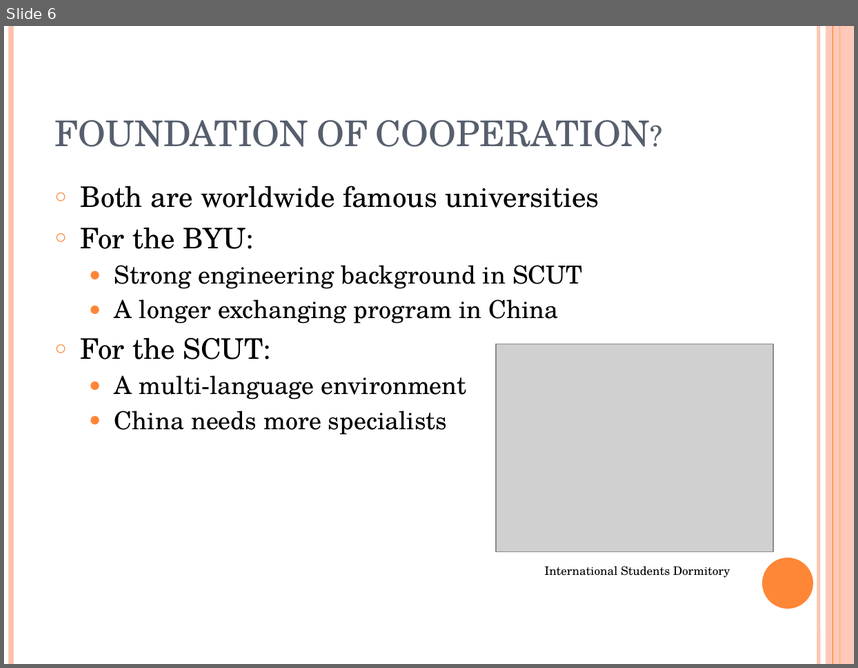
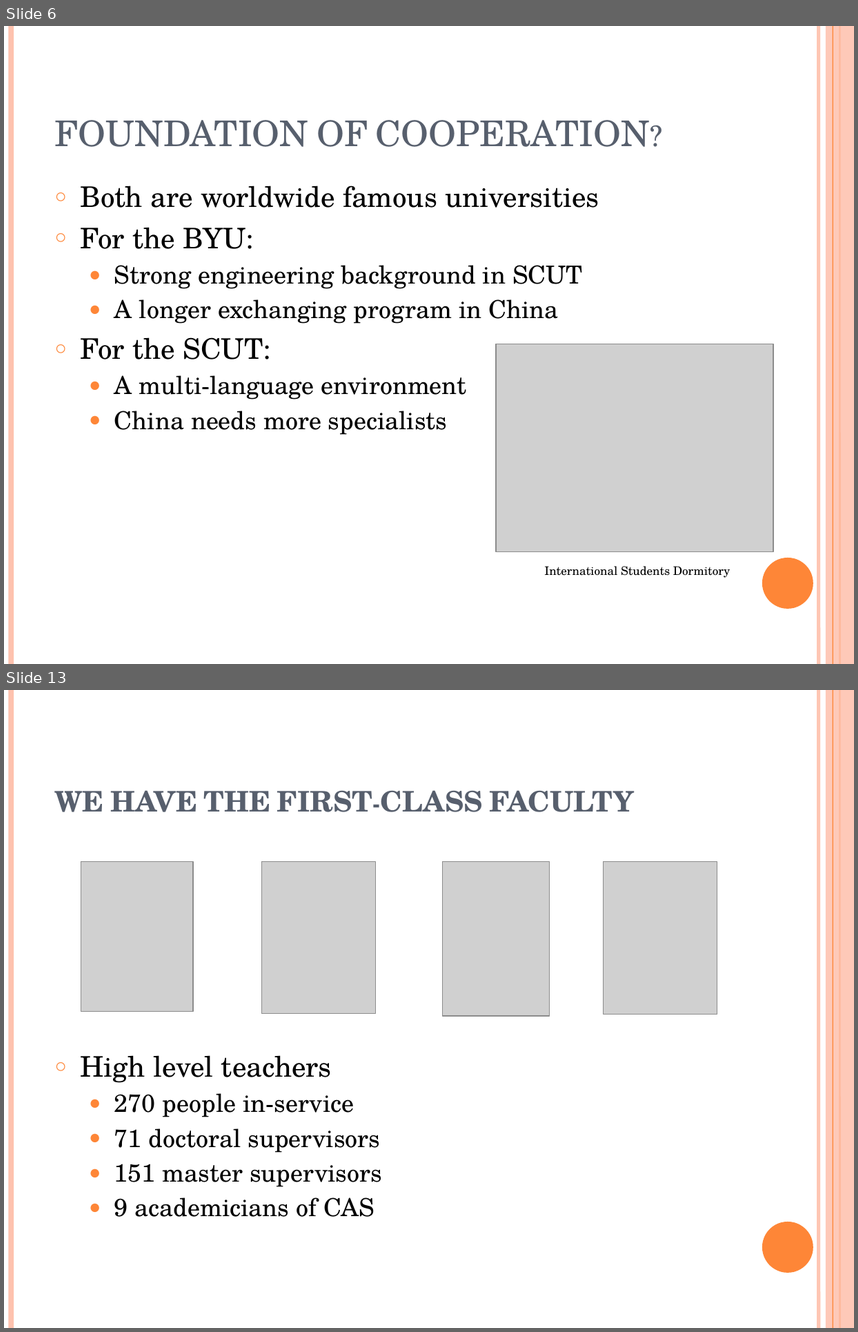
Before and after one commit to wattlebird/BYU_SCUT_EXCHANGE_PT, a slide deck: BYU-SCUT EXCHANGING PROGRAME.pptx. Shown one above the other, each under a label of ours: slide 6 before the commit, slides 6 and 13 after it; the slides between them are not shown. The pictures are 858x668 and 858x1332 pixels, drawn with LibreOffice and Linux fonts; fonts in the diff are those of the drawing; grey boxes stand for pictures. Boxes give left, top, right and bottom in pixels: in the first picture for what was removed or moved away, otherwise in the second. Text is boxed around its words. In the diff, an @@ line names an element or a change of style, - is before the commit and + after.

```diff
--- a/BYU-SCUT EXCHANGING PROGRAME.pptx
+++ b/BYU-SCUT EXCHANGING PROGRAME.pptx
@@ slide 13 added at box(4, 690, 854, 1328), background #FFFFFF; not listed: 6 template elements that a slide beside it also shows @@
@@ title added at box(55, 790, 634, 812), 24 pt, text #575F6D, bold, small capitals @@
+WE HAVE THE FIRST-CLASS FACULTY
@@ picture added at box(81, 862, 194, 1012) @@
@@ picture added at box(261, 862, 375, 1013) @@
@@ picture added at box(443, 862, 550, 1016) @@
@@ picture added at box(604, 862, 717, 1014) @@
@@ text added at box(81, 1055, 382, 1216), 21 pt, text #000000 @@
+○ High level teachers
+  ● 270 people in-service
+  ● 71 doctoral supervisors
+  ● 151 master supervisors
+  ● 9 academicians of CAS
```
Also in this commit, not shown: 4 slides changed, 16 other slides added, 1 slide removed, 8 other files.
